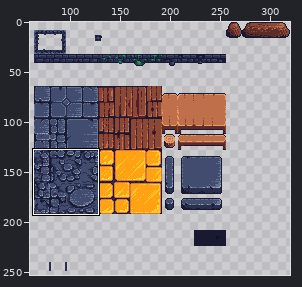
Edited in one commit: pixel-art file (core/assets/ase/biome_0.ase). The picture above shows the old version from afar; the outline marks the close-up.
Close-up. Before the edit:
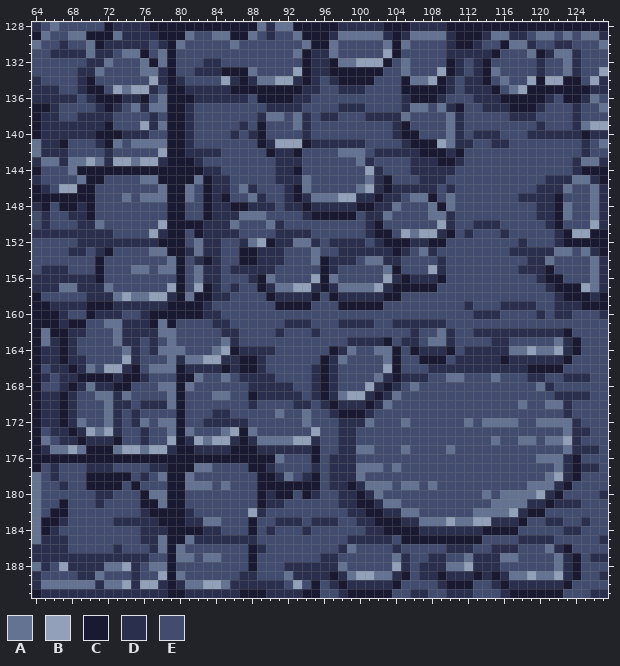
320x256 pixels, 1 frame. Shown: x 64..127, y 128..191. The wide view leaves out empty margins.
Palette (. is transparent): A #657392  B #92a1b9  C #1a1932  D #2a2f4e  E #424c6e
Pixels before (only the part around the change), first column x 64:
128 DEAEEEEECDDDDCCCCCCCCCCCCADAACCCCCDDDDDCCCDDDDCCCCCCCCCCCCCCCCCC
129 CAEEAACCCADDDDCCCAEEAACCAEDEEACCCDAAAAADCDAAAADCCCDAADDEAAEAEAAD
130 AEEDEEACDDDDDEDCAEEEEEAEEEEEEEACCAEEEEEACAEEEEDCCDEECAADEEDDEEEA
131 EEDDDDADDEAACEACEEEEEEEEEEEEEACDDAEEEEEBCEEEEEDDDDDCEEEACDAADEEE
132 EEEEEEDDAEEEACACEEEDDEEEEEEEEECDDCAABBBCEAEEEECDEDCEEEEEDEEADEEE
133 EEEEEDDAEEEEAADCEEDDDCCCAEEEEBCDDCCCCCCEEAEEEBCDEDCAEEEEDEEADEEB
134 DEEEEDCEEEEEEBDCDEEEEBDCDAABBDCDEDCCCCEEECAABCDEDDCEAEEBCBBCCEBD
135 DDDEEDCCEBABBDECCDDDDDCCCCCCCCDDEEDDDEEEECCCCCDEDDDCEABCCCCCCCDD
136 DDDDDEDCCCDDCEACCCDDDDDDECCCCDDEEEEEEEEEEDCCCDEEEDDDCCCCCDECCDAE
137 CCDEEEEDCDEADAACCDEEEEEEEEDDDDEEEEDDDEEEEDAAEADCEEDDDCCCDEEEDEEA
138 CDDEEDDDDEEEEDECCDEEEEEEEDAAEADEDDEEEDDDDAEEEEADEEEEEDDDEEEEDEEE
139 CDDDDDDDCEEEBDACCDEEEEEDECEEEADEEEEEEEEEDCEEEEADEEEEEEEEDEEEDABB
140 CDDDDDDCCCDDDEECCDEEEEDEDCEEEEDEEEEEEEEEDCCEEEADEDDDEEEDDDDDDCDD
141 ADDCEEEDCAEAAAACCDEEEEEEECDBBBCDDDDDDEEEEDCCCBADDEEDDEEEEEEEEDEA
142 ADDDEEEEDEEEEEBCCDDDDEEEEECDDCEEEEAAAEDDDDDCCCDCEEEEEEEEEEEEEDEE
143 DAADAABADBBABBDCCCDEEEEEEEEDDDEEEEEEADEEEEDDDCCDEEEEEEEEEEEEDAAD
144 CEEEACCCCCCCCCCCCCCDDEEEEEEDDCEEEEEEEBDEEEDDDDDEEEEEEEEEEEEEDCCC
145 DEEEEACCEEEEAACCCCACDDEEEEEDDDAEEEEEEADCEEEDDDEEEEEEEEEEEDDDAADC
146 CDEBBCCEEEEEEEACCAECDDEADEEEDCAEEEEEABDCDDDDDEDEEEEEEEEEDDDAEEAD
147 CCCCCCCEEEAEAAACCAECDCEEADEEDCDAAABBDDCDDEAACEAEEEEEEEDDDDCEEEAD
148 DCECCDCEEEEEEEECCEECDDCCDDDEDDCDDDDDCCDDAEEEACAEEEEEEEEEDDCAEEAD
149 EDEEDDCEEEEEEEECCEECDDDAAAEEEEDCCCCCEDDAEEEEAADEEEEEEEEEDDCAEEAD
150 EDEEEDDAEEEEEEBCCCCDDDAEEEADEEEEEEEEEDCEEEEEEBDEEDDDEEEEEDCEEEBD
151 DDDDDDDDDEEEEBDCCECDDDDEEEEDDDDEEEEEEDCCEBABBDCEDEEEDEEEEEDCBBCC
152 EEEEEDDDDDDDDDCCCEADDEEDABCDDAADEDDDDEDCCCDDCCEEEEEEEEDEEEDCCCCC
153 EEEEDDEDCEEEEAACCDADDEECCDDDEEEAEEDDDDDDCDEADEEEEEEEEDDDDDAAEADC
154 EEEEEEECEEEEEEEACEDCDEECCDDDEEEACDDDEAADDEEEEDEEEEEEEEEDDAEEEEAD
155 EDDDEEECEEEAAEAACEADDEDDDDDEEEEECDEEEEEACEEEBDEEEEEEEEDDDCEEEEAD
156 DDDDDDDCEEEEEEEECEADDEEEDCAEEEEBCAEEEEEBDCDDDCEEEEEEEEEEDCCEEEAD
157 DDDAADDDAEEEEEEBCEBCDEDEECDAABBDCDAAAABDCCCCCEEEEEEEEEEEEDCCCBAD
158 CEEEEEDDDABAABBDCACCDDEEEECDDDDCECDDDDDCCEEEEEEEEEEEEEEEEEDCCCDC
159 CCDDDDCCCDDDDDDCCCCDEEEEEEECCCCEEECCCCCEEEEEEEEEDEEEDDDDEEDDDCCC
160 CCCDEECDDDEEDCCCCCCDDEEEEEEEEEEEEEEEEEEEEEEEEEEEEDDDEEEEDEDDEEED
161 CCCDCCEEAADDDCACEEEEDDEEEEEEDDDEEEDDDDEEDDDDDDEEEEEEEEEEEEEEEEEE
162 CACCDDEEEADDDDAAEEEEEDDEEEEDEEEDEEEEEEEEEEDEEADEEDDDDDDDDDDCEEEE
163 CADCDEEEEADDEDEAEEEEEADEEEEEEEEEEEEDDDDCEDDEAADEEEEDDEEEEEADCEEE
164 CDDCDEEEEEADEDAAAEEEABCDDDDEEEEEECDAEEAACECDDDCEDDDDDAABAABDCEEE
165 CDDCDDEEEEBDEEEADAABBDDCCDEEEEEECDAEEEEACEECCCEDDDDDCDDDDDDCEEEE
166 CEDDCDAEBBDCEAAACDDDDCDCCDEEEEEDCDEEEEEBCEEEDDDDDDDDDDDCCCCEEEEE
167 CDEDDCCCCDCCDEEECCAEEAEDDDDEEEEDCDEEEEADCDDDEEAAEEEAEEEDDEEDDDEE
168 CEEDCDADDCCEEEAACAEEEEEEDDDDDEEDCDEEEBDCDEAEEEEEEEEEEEEEADEEEEEE
169 CDDCDEEAADAEEEEACEEEAAEECDDDDDEDCDABBDCDAEEEEEEEEEEEEEEEEEDDDDEE
170 CDDCDEEEADDEDDDACEEEEEEEDEEEEDDEDCDDDCDAEEEEEEEEEEEEEEAEEAADEEEE
171 CDDCDEEEADEDEEEECEEEDDEEEEEAEEAEEDCCCDEEEEEEEEEEEEEEEEEEEEEDEEEE
172 CDDCDAEEADEDAEAACEEDDDDDEEEEEEAEEEDDDAEEEAEEEEEEAEAAAAEEAAAADEEE
173 CEDDCDBABDEEDEEACAEEEABCAEEEEEEBEEDDEEEEEEEEEEEEEEEEEEEEEEEADDEE
174 CAEDDCDDDCEEDEEBCDBABBDCDAAAABBDEEDDEEEEEEEEEEEEEEEAEEAAEAABDEEE
175 CDAABACCCABBABBDCCDDDDCCCDDDDDDCEEDDAAEEEAEEEEAEEEEEEEEEEEEADDDE
176 CCCCCCCCCCCCCCCCCCCCCCCCCCCAEEECEDDDEEEEEEEEEEEEEEEEEEEEAAADCEEE
177 CEDEEEDDDEEEEDDCCCAAEEEECCDEEEEDEDDDAAAEAEEEEEEEEEEEEEEEEEADCDDE
178 AEDEEECCCCCEDEACCAEEEEEEECCDAEDCEDDDAEEEEEEEEEEEEEEEEEEEEABDCEEE
179 AEEDEECCCCECEEECCAAAEAEEECCCCCCCEDDCDAAAEAAEAEEEEEEEEEEAAADCEEEE
180 AEEEEEEDDEEECAACCEEEEEEEECDCCECDEEDDCDAEEEEEEEEEEEAEAAAABDCEEEED
181 AEECEEEDEEEECCACCEEEEEEEECDDEEEEEEDDCCDAAEEEEEEEEEEAAAADDCDDDEEE
182 AECCEEEEEEEEDCCCCDEEEEEEBDEEEEEEEEEDDCCDDAAEEEEEEAAAABDCCEEEEEEE
183 ACCDEEEEEDDDDDCCCDDAAEEECEEDDDEDDDEEDDCCCDDAAABAABBDDDCEEDDEEDEE
184 ACDEEEEEEEEEDDDCCCCDDEEECEDEEEDEEEEEEDDCCCCDDDDDDDCCCCEEEEEDDEEE
185 ADDDEEEEEEEEDDACCADDDDDDDEEEEEEEEEEDDDDDECCCCCCCCCEEEEDDDDEEEEED
186 DDDDEEEEEDEEEDACAEEEEEEECDEEEEEEEEDAEEEEDEEEEEDDDEEDDDEEEADCEEEE
187 DDDDDDDDDDDDDEECAAEAAEEECEEEEEEEDDEEEEEEADEEDDEEADDDAAEEEEADCEDD
188 ADEBDDDDAABDEAACEEEEEEEECEEEDDDDDDAEEEEEBDEDDDAABDDDEEEEEEADCEEE
189 DEEEEDDAEEEDEEBCAEEEEEEDDEEEADDDDCDABBAADCEDDCDDDCDCDAABAABDCEED
190 DAAAAAADAABDBBDCDAABBADDDDDDEBECEDCDDDDDCEEEEDCCCEEDCDDDDDDCEEEE
191 CDDDDDDDDDDDDDDCCDDDDDDCCCDDDDCCEEDCCCCCEEDDEEDDDEEEDCCCCCCEEEDD
After:
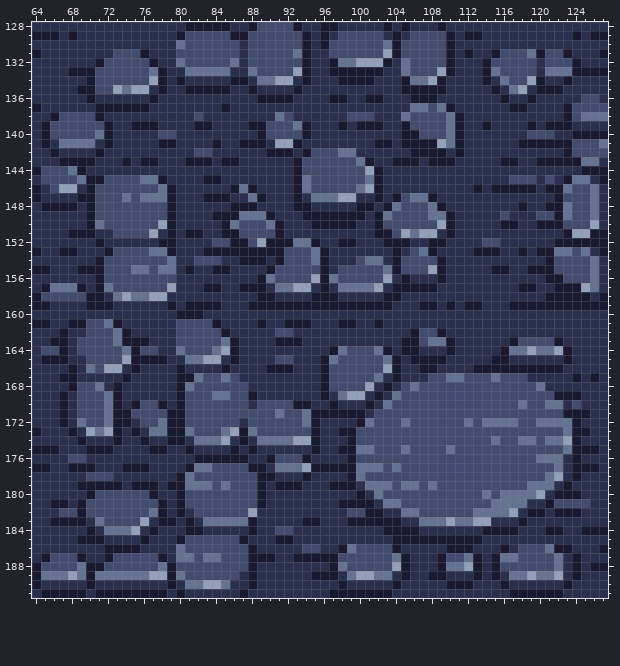
Log entry: biome-0 floor C patch
What changed:
Changed rows in their new state; - is an unchanged pixel.
Layer "tiles":
first column x 64:
128 -DDDDDDDD----DDDD-----DD-EEEE-DD--------D----CDDDDDDDDDDDDDDDDDD
129 -CCDCDDDDD----DD-E--EE--E-E--E-D--EEEEE---EEEECD---DD--DDDDDCDCC
130 DDD-DDDD-----D-D------ED------CD-E-------E----CDD-DDDDD-DD--DDDD
131 CD----D---EE-DDD-------D---------E------------C-C--------EEC-DDC
132 DDDDDD-CE---E-DDA--EE-AD----------------D-------D----------ECDDD
133 DDDDCCCE----E-CDDAAAAADD---------------DD-------D--------AA-CCCC
134 -DDDD---------CDCDDDDDC---------D-----DDD------D---D-----DD-DDD-
135 ---DDC-E------CDDCCCCCDD-DDDD---DD---DDDD------D----D--D---DDD--
136 -----DCDDD--DCDDDD------D------DDCCDDCCDD-----DDD----DD-D-DDDEED
137 -D-DDDDC-CCCCDDDD-DDDCDDDD----DDDD---DDDD-----CDDD-----D-DDCE--E
138 D-C--EEC-DDDD-DDD--DDDDDD-D--D-D--D--E---------CDDDDD---DDDCEAAA
139 DCEEEEEE-DDCCCDDD-CCDDD-C-----CDDDCDCCCD-------CDDCDDDDC-CCC-DDD
140 DCEEEEEA-D---D-ED-DDDD-D------CDDDDDDDDD-------CD---DDDEEE--C-CC
141 DC-AAAA--DDDDDC-D-DDCDDCC----CD------DCCDC-----C-DD--DCCCCCC-E--
142 D-C-DDDC-DDDDDDDD-EE-DDDDD-CCDC-----DD----C-----DDDDDDDDDDDC-E--
143 -DDCCCCD-DCDCC-DD-CCDCCDDDD--C-------CDDCCC-C---DDDDCCDDCCCCC---
144 ------DDDDDDDDDDDDD--DDDDDD-----------CDDD-----DDDDDDDDDDDDD----
145 ---------------DDDD-C-DDDDD--C--------CDDDD---DDDDDDD---DE-C----
146 -----D----------DDDD--C-CDDD----------CD-----D-DDCDCCCCC-CC-----
147 -DDDD-----------DDD-C-DD-CDD------------C----DDDDDDDDD----------
148 --C-------------DDDD----C--D-C---------C------DDDDDDDDCD-C------
149 D-DD------------DDDDCCC---CDDDC-----C-C-------CDDDDD-DDDEE------
150 D-DDD-C---------DDD--C-----CDDDCCCCCD---------CDD---CCDDCC------
151 ----CCC---------DC---CC----C---DDDDDD----------D-DDD-DDDDD------
152 DDDDD--C--------DDD-E-CCE--CC--CD-CC-D--------DDDD--DD-DDDC-----
153 CDDCC-D---------D-DCCCC--CCC----CD----------CDDDDCCCD-C-CC------
154 DDDDDDD---------DDEEEDD--C-C------------C----CDDDDDDDDD--C------
155 CC--DCC---------DCD-CC----C------------------CDDDDDCCD-CC-------
156 ----------------DDD--DDD----------------------DDDDDDDDDD--------
157 -CA--C-C--------DDD-CD-CC--------------------DDDDDDDDDCCD-------
158 ------CC--------DDDD--DDDC------C--------DDDDDDDDDDDDDDDDCC-----
159 ----------------D--CCDDDCCC----CCC-----CDDDCCDCDCCDD-CCCCCCCC---
160 DDD-DDD---DD-DDD-----DDDDDDDDDDDDDDDDDDDDDDDDDDDD---DDDD-D--DDD-
161 --D------C---DDD----C-DDDCDDCCCDDDCC--CD------DDDDDDDDDDDDDDDDDD
162 DDD-------C---DD-----C-DDDDE-DD-DDDDDDDDDDC--C-DD----------DDDDD
163 DDC-------CCC-DD------CDDDDCCCDDDDD----DDCC---CDDDD--C----C-DDDD
164 DEE--------C-EDD-----------DDDDDD-AE---CDC-----D----C------CDDDD
165 DCC--------CCCCD------CDD-D--DDD-AE------DC---D----C--------DDDD
166 DD----------DDDD-------DD-CCCDD--E-------DDCC----CCCCCC----DDDDD
167 D-DCCDDDD--D-DDD-----------DDDD--E-----------------------DD-C-CD
168 DDD--EEA--DDDDDD-------------DD--E------------------------DDDDDD
169 D------E-CDDDDDD--------------D---------------------------CCC-DD
170 D--------C-CEECD-------------CCD-----------------------------DDD
171 D--------CCE---C----EE---------CCC-------------------------CCCDD
172 D--------CC-E--C---EEEE--------CDD--C-----------------------CDDD
173 -D-------CDC-AAC---------------CDDCC------------------------CCDD
174 DDD-------DDCDDC--A-A----------CDD-C------------------------CDDD
175 -CCDDD---DDDDCC-D------D--------DDCC------------------------CCCD
176 DDDDEEDDDDDDDDDDDD------DD-E--CDD--C-------------------------DDD
177 -C-DCCC--DCCC--DD----------AAABCCCCC-------------------------CCD
178 DD-DDDEEEDDD-DDD------------DDCDD--C-------------------------DDD
179 DDD-DC----D-CCD-----------D---DDDCC-------------------------DDDD
180 DDDDDDCEE---ECDD-----------DDDD-DD-------------------------CCDD-
181 DDC-DC-E----EECD------------DDDDDDCC----------------------EEE-DD
182 DDDE-C------EA-D----------DDDDDDDDDEE--------------------DCCCDDD
183 DD-CCCDA-EEEB---DC---AAA-DD---CC--DCCC-----------------DD--DD-DD
184 DD-DDDCDAAAB-C-DD----DDD-D---D-DDDDDD-----------------DDDCC--CCC
185 D---DCCCDDDDC-DD-EEEEEEC-DDCCDDDDDD-----C---------DDDD----DDDDD-
186 ----DDDDCCCCD-DD----------DDDD--DDC-----CDDDDDCCCDD-C-----C-DDDC
187 -CEEEC--CEEEE-CD---------CCDDCCCCC-------CDD-C---C-C---------D--
188 CE-EEACCEEEE-E-----------DDD-----C-------CD--C---C-C---------DCC
189 CAAABAC-AAAAAB----------CDDDD--CC---------D-C----------------DD-
190 CDDDDDC-DDD-DD----------C---DDDDD--------DDDD----DD---------DDDD
191 DCCCCC-CCCCCCCCD--------DD----DDDCC-----DD--DD---DDD-------DDD--
Where, in picture pixels (left, top, right, bottom), the same in both close-ups:
changed: (32, 22, 608, 598)
